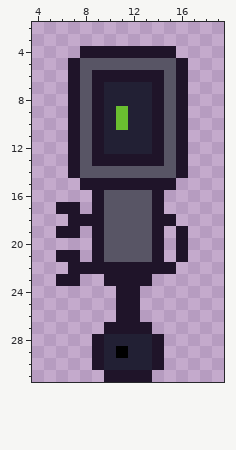
Pixel-art sprite, stored at Assets/Sprites/Player/Prota_2.png. Above: the version before the commit.
The file is 24x32 pixels. Shown: x 4..19, y 2..31.
Now the later version:
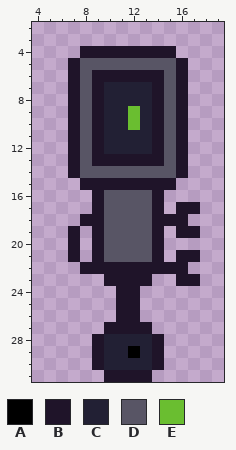
Palette (. is transparent): A #000000  B #1f1429  C #222034  D #585565  E #6abe30
The author wrote: Out of screen para el segundo color
Change:
@@ x 9..14 @@
  8 BCCCCB
- 9 BCECCB
-10 BCECCB
+ 9 BCCECB
+10 BCCECB
 11 BCCCCB
@@ x 4..19 @@
 16 .....BDDDDB.....
-17 ..BB.BDDDDB.....
-18 ...BBBDDDDBB....
-19 ..BB.BDDDDB.B...
-20 .....BDDDDB.B...
-21 ..BB.BDDDDB.B...
-22 ...BBBBBBBBB....
-23 ..BB..BBBB......
+17 .....BDDDDB.BB..
+18 ....BBDDDDBBB...
+19 ...B.BDDDDB.BB..
+20 ...B.BDDDDB.....
+21 ...B.BDDDDB.BB..
+22 ....BBBBBBBBB...
+23 ......BBBB..BB..
 24 .......BB.......
@@ x 9..14 @@
 28 BCCCCB
-29 BCACCB
+29 BCCACB
 30 BCCCCB
Boxes around the changes in both pictures, in picture pixels (x1, y1, x2, y2):
changed: (116, 106, 140, 130)
changed: (56, 202, 80, 286)
changed: (176, 202, 200, 286)
changed: (116, 346, 140, 358)
